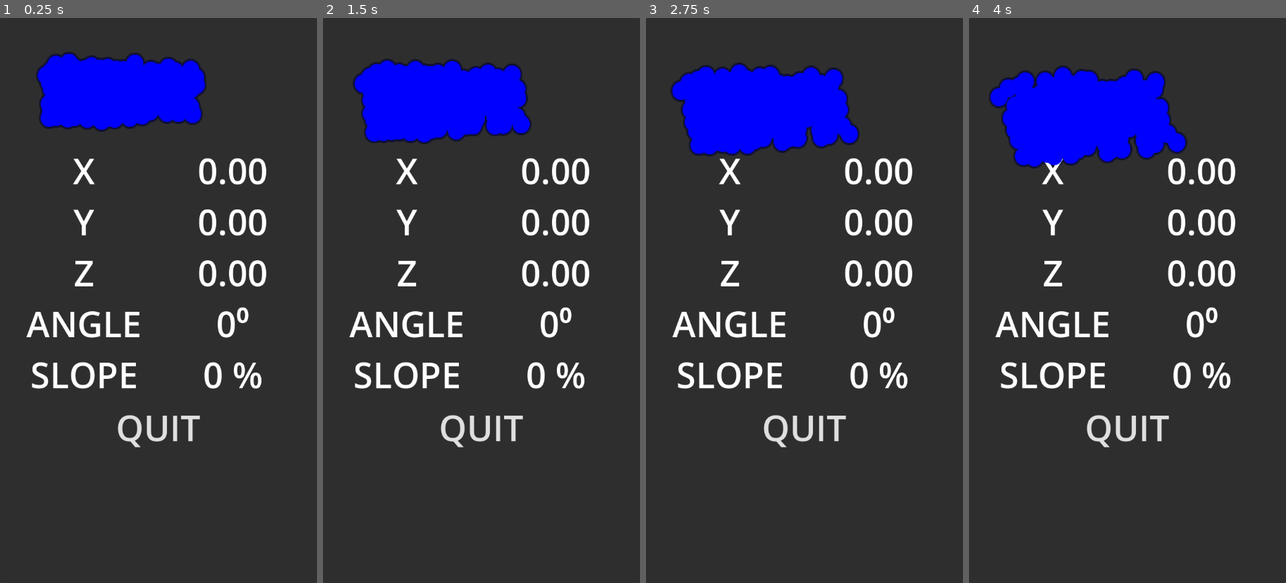
Above: before the commit, frames 1-4 (left to right).
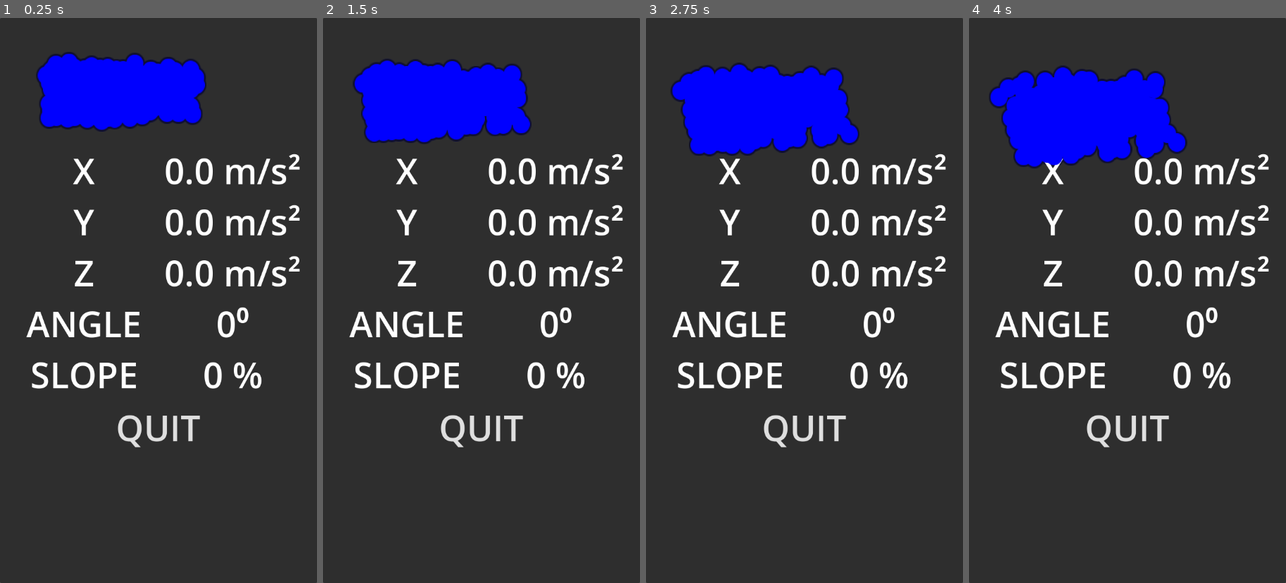
Above: after the commit, the same moments.

Repository: crowdagger/Slope
Game: Godot game, scene res://main.tscn
The game is run twice, just before and just after one commit, with the same random seed, the same clock (stepped at 60 frames per second) and the same inputs.
Inputs:
- Up to frame 1 (0.25 s): no input
- Up to frame 2 (1.5 s): no input
- Up to frame 3 (2.75 s): no input
- Up to frame 4 (4 s): no input

The runs differ from the first frame. In frame 1, 2.6% of the frame differs, in the area x 52-95%, y 24-48%; in frame 2, 2.6%; in frame 3, 2.6%; in frame 4, 2.6%.

Commit message:
Some tweaks

Diff:
--- a/main.gd
+++ b/main.gd
@@ -11,9 +11,9 @@
 	var accel: Vector3 = Input.get_accelerometer()
 	board.gravity_vector = accel
 	board.gravity_vector.y = -board.gravity_vector.y
-	x_value.text = "%.2f" % [accel.x]
-	y_value.text = "%.2f" % [accel.y]
-	z_value.text = "%.2f" % [accel.z]
+	x_value.text = "%.1f m/s²" % [accel.x]
+	y_value.text = "%.1f m/s²" % [accel.y]
+	z_value.text = "%.1f m/s²" % [accel.z]
 	var angle: float = accel.angle_to(Vector3(0, 0, -1))
 	angle_value.text = "%.0f⁰" % [rad_to_deg(angle)]
 	slope_value.text = "%.0f %%" % [(100.0 * tan(angle))]
Not shown, changed: export_presets.cfg
Binary file added: icon.png
